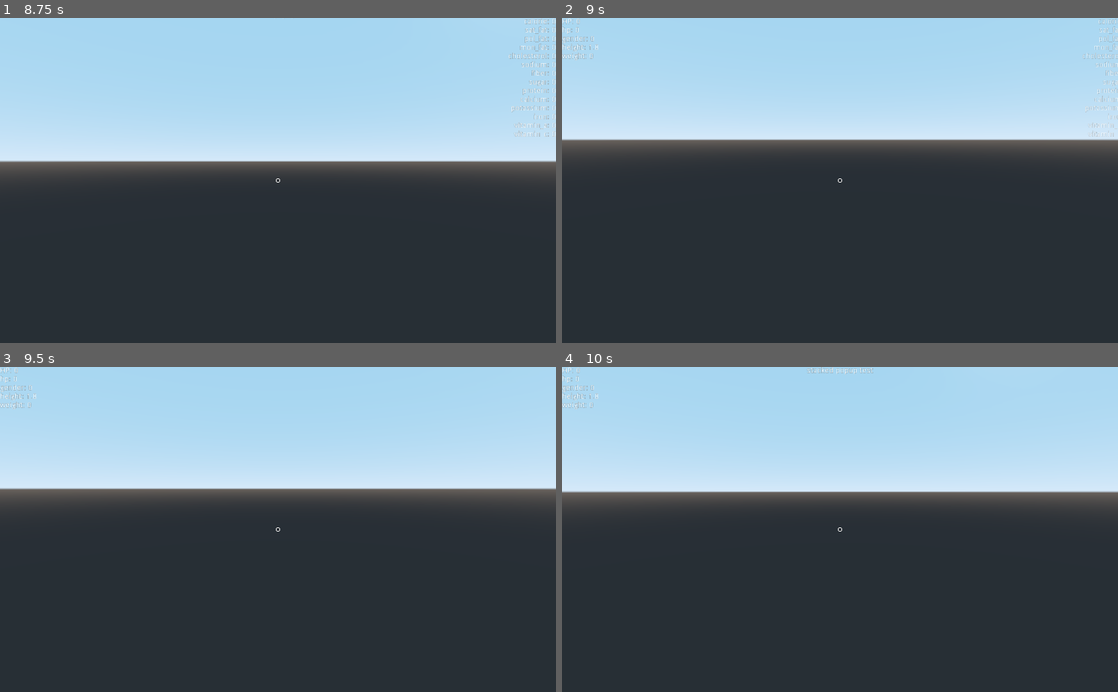
Above: before the commit, frames 1-4 (two rows, left to right).
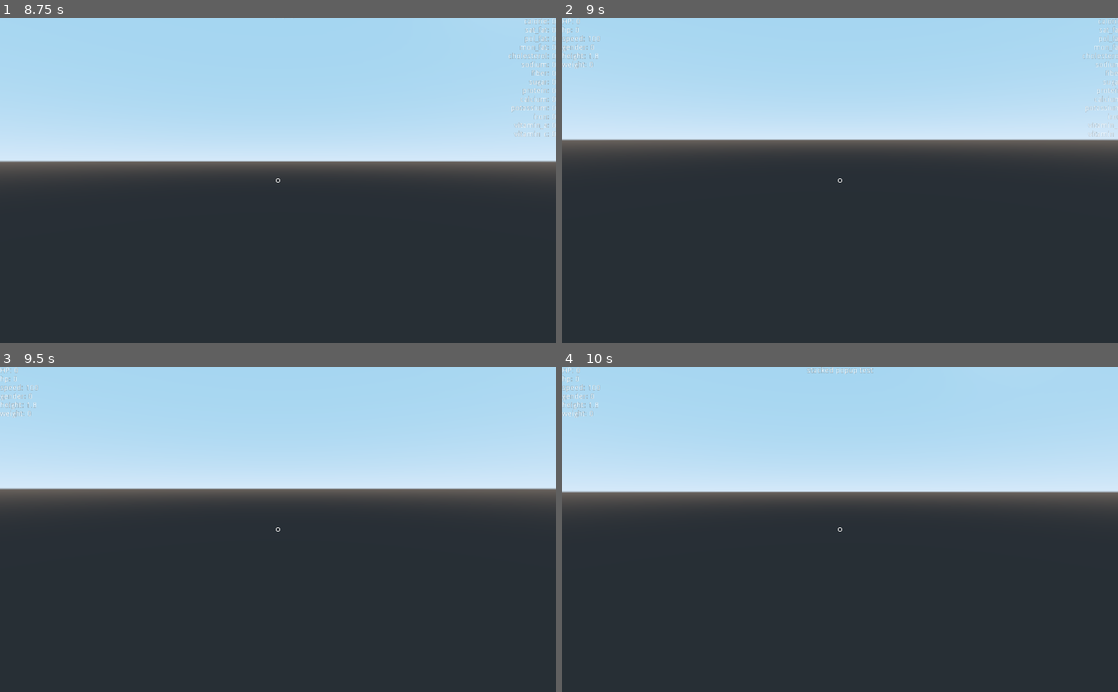
Above: after the commit, the same moments.

Repository: ihave13digits/AutomatonUprising
Game: Godot game, scene res://scene/Main.tscn
The game is run twice, just before and just after one commit, with the same random seed, the same clock (stepped at 60 frames per second) and the same inputs.
Inputs (mouse positions are in pixels of both pictures, inside the frame that each line leads up to):
- Up to frame 1 (8.75 s): tap Enter at 0.5, 2, 3.5 s; move the mouse to (400, 164) at 0.52 s; hold Right (ui_right) 0.53-1.28 s; click (400, 164) at 0.67 s; tap Space at 1.25, 2.75, 4.25 s; move the mouse to (250, 180) at 1.27 s; hold Up (ui_up) 1.28-5.78 s; move the mouse to (289, 174) at 2.02 s; move the mouse to (272, 187) at 2.77 s; move the mouse to (316, 183) at 3.52 s; move the mouse to (233, 177) at 4.27 s; move the mouse to (283, 180) at 5.02 s; move the mouse to (255, 174) at 5.77 s; hold Right (ui_right) 5.78-6.53 s; move the mouse to (305, 180) at 6.52 s; hold Up (ui_up) from 6.53 s (still down); move the mouse to (250, 180) at 7.27 s; move the mouse to (289, 174) at 8.02 s
- Up to frame 2 (9 s): move the mouse to (834, 187) at 8.77 s; release Up (ui_up) at 8.78 s; hold Left (ui_left) from 8.78 s (still down)
- Up to frame 3 (9.5 s): keep holding Left (ui_left)
- Up to frame 4 (10 s): move the mouse to (878, 532) at 9.52 s; release Left (ui_left) at 9.53 s; hold Up (ui_up) from 9.53 s (still down)

Frame 1 is identical in both runs. In frame 2, 0.2% of the frame differs, in the area x 0-7%, y 5-16%; in frame 3, 0.2%; in frame 4, 0.2%.

Commit message:
updated core

Diff:
--- a/data/Data.gd
+++ b/data/Data.gd
@@ -807,6 +807,7 @@
 
 		"controls" : {
 			'menu' : 'Escape',
+			'boost_speed' : 'Shift',
 			'move_forward' : 'W',
 			'move_backward' : 'S',
 			'move_left' : 'A',
--- a/scene/Main.gd
+++ b/scene/Main.gd
@@ -7,7 +7,6 @@
 func _ready():
 	add_player()
 	hud = $HUD
-	#hud.cursor.position = OS.get_real_window_size() / 2
 
 func _process(_delta):
 	if Input.is_action_just_pressed("ui_up"): hud.display_message('stacked popup test')
@@ -16,10 +15,9 @@
 
 func _update_hud():
 	if player.has_control:
-		hud.cursor.texture = load(Data.texture['cursor_texture'])
+		hud.update_center_image(Vector2(48, 48), Vector2(-24, -24), Data.texture['cursor_texture'])
 	else:
-		hud.cursor.texture = load(Data.texture['menu_texture'])
-	hud.cursor.position = Vector2()
+		hud.update_center_image(Vector2(128, 256), Vector2(-64, -128), Data.texture['menu_texture'])
 
 func add_player():
 	player = spawn('player')
--- a/scene/Main.tscn
+++ b/scene/Main.tscn
@@ -1,9 +1,12 @@
-[gd_scene load_steps=3 format=2]
+[gd_scene load_steps=4 format=2]
 
 [ext_resource path="res://scene/Main.gd" type="Script" id=1]
 [ext_resource path="res://scene/ui/HUD.tscn" type="PackedScene" id=2]
+[ext_resource path="res://scene/instance/Drone.tscn" type="PackedScene" id=3]
 
 [node name="Main" type="Node"]
 script = ExtResource( 1 )
 
 [node name="HUD" parent="." instance=ExtResource( 2 )]
+
+[node name="Drone" parent="." instance=ExtResource( 3 )]
--- a/scene/instance/Drone.gd
+++ b/scene/instance/Drone.gd
@@ -1,6 +1,6 @@
 extends KinematicBody
 
-var id = ''
+var id = 'drone'
 
 var data = {
 	'weight' : 0,
--- a/scene/instance/Drone.tscn
+++ b/scene/instance/Drone.tscn
@@ -1,9 +1,13 @@
-[gd_scene load_steps=2 format=2]
+[gd_scene load_steps=3 format=2]
 
 [ext_resource path="res://scene/instance/Drone.gd" type="Script" id=1]
 
+[sub_resource type="CylinderShape" id=1]
 
 [node name="Drone" type="KinematicBody"]
 script = ExtResource( 1 )
 
 [node name="Mesh" type="MeshInstance" parent="."]
+
+[node name="CollisionShape" type="CollisionShape" parent="."]
+shape = SubResource( 1 )
--- a/scene/instance/Player.gd
+++ b/scene/instance/Player.gd
@@ -3,7 +3,10 @@
 signal update_hud
 
 onready var cursor = $Y/X/Cam/Cursor
+
 var has_control = true
+
+var velocity = Vector3()
 
 var _yaw = 0.0
 var _pitch = 0.0
@@ -19,6 +22,7 @@
 	# Stats
 	'HP' : 0.0,
 	'hp' : 0.0,
+	'speed' : 100.0,
 	# Specified
 	'gender' : 0.0,
 	'height' : 1.8,
@@ -64,9 +68,18 @@
 	$Y/X/Hand/Mesh.material_override = load("res://skin/global_material.tres")
 
 func _input(event):
-	control(event)
+	_control(event)
 
-func control(event):
+func _process(delta):
+	velocity *= 0.1
+
+	if velocity.length() > 0.01:
+		velocity /= velocity.length()
+
+		var motion = velocity * (data['speed'] * delta)
+		motion = move_and_slide(motion)
+
+func _control(event):
 	if event is InputEventMouseButton:
 
 		if Input.get_mouse_mode() != Input.MOUSE_MODE_CAPTURED:
@@ -75,7 +88,7 @@
 			emit_signal("update_hud")
 
 		if cursor.get_collider() != null:
-			print(cursor.get_collider().id)
+			get_parent().hud.display_message(cursor.get_collider().id)
 
 	if has_control:
 		if event is InputEventMouseMotion and Input.get_mouse_mode() == Input.MOUSE_MODE_CAPTURED:
@@ -93,17 +106,22 @@
 		if event is InputEventKey:
 			var key = OS.get_scancode_string(event.scancode)
 
-			if key == Data.controls['move_forward']:
-				pass
-			elif key == Data.controls['move_backward']:
-				pass
-
-			if key == Data.controls['move_left']:
-				pass
-			elif key == Data.controls['move_right']:
-				pass
-
 			if key == Data.controls['menu']:
 				Input.set_mouse_mode(Input.MOUSE_MODE_VISIBLE)
 				has_control = false
-			emit_signal("update_hud")
+				emit_signal("update_hud")
+
+			if key == Data.controls['boost_speed']:
+				if event.pressed:
+					data['speed'] *= 2
+				elif !event.pressed:
+					data['speed'] /= 2
+
+			if key == Data.controls['move_forward']:
+				velocity -= $Y.get_transform().basis.z
+			elif key == Data.controls['move_backward']:
+				velocity += $Y.get_transform().basis.z
+			if key == Data.controls['move_left']:
+				velocity -= $Y.get_transform().basis.x
+			elif key == Data.controls['move_right']:
+				velocity += $Y.get_transform().basis.x
--- a/scene/instance/Player.tscn
+++ b/scene/instance/Player.tscn
@@ -6,6 +6,8 @@
 radius = 0.4
 
 [node name="Player" type="KinematicBody"]
+collision_layer = 2
+collision_mask = 2
 script = ExtResource( 1 )
 
 [node name="Y" type="Spatial" parent="."]
@@ -15,6 +17,7 @@
 [node name="Cam" type="Camera" parent="Y/X"]
 
 [node name="Cursor" type="RayCast" parent="Y/X/Cam"]
+enabled = true
 cast_to = Vector3( 0, 0, -5 )
 
 [node name="Hand" type="Spatial" parent="Y/X"]
--- a/scene/instance/Projectile.gd
+++ b/scene/instance/Projectile.gd
@@ -1,9 +1,15 @@
-extends Area
+extends KinematicBody
 
 var id = ""
+
+var velocity = Vector3()
 
 var data = {
 	'damage' : 0.0,
 	'weight' : 0.0,
 	'speed' : 0.0
 }
+
+func _process(delta):
+	var motion = velocity * data['speed'] * delta
+	velocity = move_and_collide(motion)
--- a/scene/instance/Projectile.tscn
+++ b/scene/instance/Projectile.tscn
@@ -2,7 +2,7 @@
 
 [ext_resource path="res://scene/instance/Projectile.gd" type="Script" id=1]
 
-[node name="Projectile" type="Area"]
+[node name="Projectile" type="KinematicBody"]
 script = ExtResource( 1 )
 
 [node name="Mesh" type="MeshInstance" parent="."]
--- a/scene/ui/HUD.gd
+++ b/scene/ui/HUD.gd
@@ -1,6 +1,6 @@
 extends CanvasLayer
 
-onready var cursor = $Cursor/Img
+onready var center_img = $Center/Img
 
 var size
 var message_count
@@ -8,6 +8,11 @@
 func _ready():
 	size = Data.settings['message_font']
 	message_count = 0
+
+func update_center_image(sz, ps, tx):
+	center_img.rect_size = sz
+	center_img.rect_position = ps
+	center_img.texture = load(tx)
 
 func popup(pos, dir, txt, aln, dur, stack):
 	var text = load(Data.instance['text']).instance()
--- a/scene/ui/HUD.tscn
+++ b/scene/ui/HUD.tscn
@@ -6,7 +6,7 @@
 [node name="HUD" type="CanvasLayer"]
 script = ExtResource( 1 )
 
-[node name="Cursor" type="Control" parent="."]
+[node name="Center" type="Control" parent="."]
 anchor_left = 0.5
 anchor_top = 0.5
 anchor_right = 0.5
@@ -15,5 +15,20 @@
 "_edit_use_anchors_": false
 }
 
-[node name="Img" type="Sprite" parent="Cursor"]
+[node name="Img" type="NinePatchRect" parent="Center"]
+anchor_left = 0.5
+anchor_top = 0.5
+anchor_right = 0.5
+anchor_bottom = 0.5
+margin_left = -24.0
+margin_top = -24.0
+margin_right = 24.0
+margin_bottom = 24.0
 texture = ExtResource( 2 )
+patch_margin_left = 16
+patch_margin_top = 16
+patch_margin_right = 16
+patch_margin_bottom = 16
+__meta__ = {
+"_edit_use_anchors_": false
+}
Binary file changed: image/ui/cursor.png
Binary file changed: image/ui/menu.png
